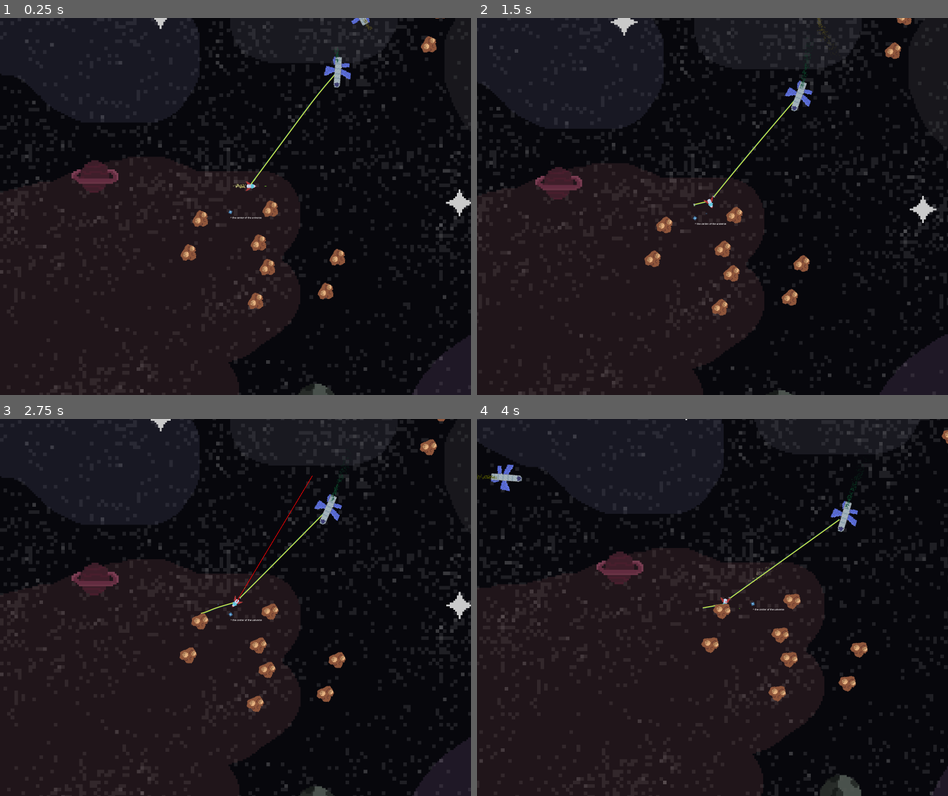
Above: before the commit, frames 1-4 (two rows, left to right).
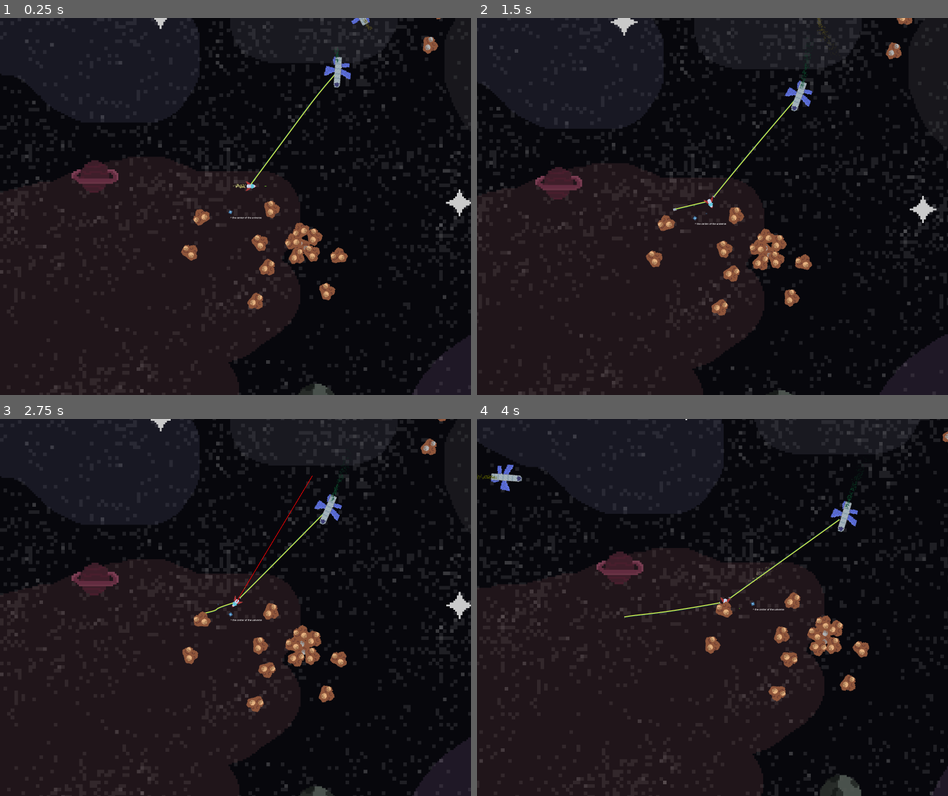
Above: after the commit, the same moments.

Repository: Bromeon/LudumDare54
Game: Godot game, scene res://Scenes/Main/Main.tscn
Same seed, same stepped clock (60 frames per second), same inputs: the game is played once before the commit and once after it. The engine's default icon, where the game draws it, is replaced by a stand-in: a white triangle on a blue panel in a dark square.
Inputs (mouse positions are in pixels of both pictures, inside the frame that each line leads up to):
- Up to frame 1 (0.25 s): no input
- Up to frame 2 (1.5 s): move the mouse to (816, 187) at 0.52 s; hold D (Right) 0.53-1.28 s; hold Right mouse button (ShootLaser) 0.53-1.28 s; move the mouse to (618, 225) at 1.27 s; hold Ctrl (Brake) from 1.28 s (still down); tap Space (ShootTether) at 1.35 s
- Up to frame 3 (2.75 s): move the mouse to (282, 524) at 2.02 s; release Ctrl (Brake) at 2.03 s; hold D (Right) from 2.03 s (still down); hold Right mouse button (ShootLaser) from 2.03 s (still down)
- Up to frame 4 (4 s): move the mouse to (688, 682) at 2.77 s; release D (Right) at 2.78 s; release Right mouse button (ShootLaser) at 2.78 s; hold W (Up) 2.78-3.53 s; tap Space (ShootTether) at 2.85 s; move the mouse to (853, 664) at 3.52 s; hold A (Left) from 3.53 s (still down); hold Right mouse button (ShootLaser) from 3.53 s (still down)

The runs differ from the first frame. In frame 1, 1.3% of the frame differs, in the area x 38-95%, y 0-78%; in frame 2, 1.3%; in frame 3, 1.3%; in frame 4, 1.3%.

Commit message:
mining balancing

Diff:
--- a/Scenes/Main/Main.tscn
+++ b/Scenes/Main/Main.tscn
@@ -170,7 +170,7 @@
 curve = SubResource("Curve2D_lkgte")
 color = Color(1, 0.509804, 0.219608, 1)
 effect_radius = 500.0
-speed = 500.0
+speed = 100.0
 
 [node name="Supply7" parent="2DRoot/SupplyPaths" instance=ExtResource("4_6dkld")]
 position = Vector2(-2575, -2877)
@@ -228,199 +228,282 @@
 curve = SubResource("Curve2D_lkgte")
 color = Color(1, 0.509804, 0.219608, 1)
 effect_radius = 500.0
-speed = 500.0
+speed = 100.0
 
 [node name="PlayerShip" parent="2DRoot" instance=ExtResource("8_tj2rl")]
 MAX_TETHER_LENGTH = 1000.0
 
-[node name="MiningSpot" parent="." instance=ExtResource("13_3leab")]
+[node name="MiningSpots" type="Node2D" parent="2DRoot"]
 position = Vector2(194, 204)
 
-[node name="MiningSpot2" parent="." instance=ExtResource("13_3leab")]
-position = Vector2(650, 533)
-
-[node name="MiningSpot3" parent="." instance=ExtResource("13_3leab")]
-position = Vector2(-282, 271)
-
-[node name="MiningSpot4" parent="." instance=ExtResource("13_3leab")]
-position = Vector2(174, 600)
-
-[node name="MiningSpot5" parent="." instance=ExtResource("13_3leab")]
-position = Vector2(3253, 2186)
-
-[node name="MiningSpot6" parent="." instance=ExtResource("13_3leab")]
-position = Vector2(3709, 2515)
-
-[node name="MiningSpot7" parent="." instance=ExtResource("13_3leab")]
-position = Vector2(2777, 2253)
-
-[node name="MiningSpot8" parent="." instance=ExtResource("13_3leab")]
-position = Vector2(3233, 2582)
-
-[node name="MiningSpot9" parent="." instance=ExtResource("13_3leab")]
-position = Vector2(-3177, 4141)
-
-[node name="MiningSpot10" parent="." instance=ExtResource("13_3leab")]
-position = Vector2(-2721, 4470)
-
-[node name="MiningSpot11" parent="." instance=ExtResource("13_3leab")]
-position = Vector2(-3653, 4208)
-
-[node name="MiningSpot12" parent="." instance=ExtResource("13_3leab")]
-position = Vector2(-3197, 4537)
-
-[node name="MiningSpot13" parent="." instance=ExtResource("13_3leab")]
-position = Vector2(-4035, -1701)
-
-[node name="MiningSpot14" parent="." instance=ExtResource("13_3leab")]
-position = Vector2(-3579, -1372)
-
-[node name="MiningSpot15" parent="." instance=ExtResource("13_3leab")]
-position = Vector2(-4511, -1634)
-
-[node name="MiningSpot16" parent="." instance=ExtResource("13_3leab")]
-position = Vector2(-4055, -1305)
-
-[node name="MiningSpot17" parent="." instance=ExtResource("13_3leab")]
-position = Vector2(1371, -1538)
-
-[node name="MiningSpot18" parent="." instance=ExtResource("13_3leab")]
-position = Vector2(1827, -1209)
-
-[node name="MiningSpot19" parent="." instance=ExtResource("13_3leab")]
-position = Vector2(895, -1471)
-
-[node name="MiningSpot20" parent="." instance=ExtResource("13_3leab")]
-position = Vector2(1351, -1142)
-
-[node name="MiningSpot21" parent="." instance=ExtResource("13_3leab")]
-position = Vector2(3730, -1302)
-
-[node name="MiningSpot22" parent="." instance=ExtResource("13_3leab")]
-position = Vector2(4186, -973)
-
-[node name="MiningSpot23" parent="." instance=ExtResource("13_3leab")]
-position = Vector2(3254, -1235)
-
-[node name="MiningSpot24" parent="." instance=ExtResource("13_3leab")]
-position = Vector2(3710, -906)
-
-[node name="MiningSpot25" parent="." instance=ExtResource("13_3leab")]
-position = Vector2(-2000, 2399)
-
-[node name="MiningSpot26" parent="." instance=ExtResource("13_3leab")]
-position = Vector2(-1544, 2728)
-
-[node name="MiningSpot27" parent="." instance=ExtResource("13_3leab")]
-position = Vector2(-2476, 2466)
-
-[node name="MiningSpot28" parent="." instance=ExtResource("13_3leab")]
-position = Vector2(-2020, 2795)
-
-[node name="MiningSpot29" parent="." instance=ExtResource("13_3leab")]
-position = Vector2(-2858, -3443)
-
-[node name="MiningSpot30" parent="." instance=ExtResource("13_3leab")]
-position = Vector2(-2402, -3114)
-
-[node name="MiningSpot31" parent="." instance=ExtResource("13_3leab")]
-position = Vector2(-3334, -3376)
-
-[node name="MiningSpot32" parent="." instance=ExtResource("13_3leab")]
-position = Vector2(-2878, -3047)
-
-[node name="MiningSpot33" parent="." instance=ExtResource("13_3leab")]
-position = Vector2(274, -26)
-
-[node name="MiningSpot34" parent="." instance=ExtResource("13_3leab")]
-position = Vector2(730, 303)
-
-[node name="MiningSpot35" parent="." instance=ExtResource("13_3leab")]
-position = Vector2(-202, 41)
-
-[node name="MiningSpot36" parent="." instance=ExtResource("13_3leab")]
-position = Vector2(254, 370)
-
-[node name="MiningSpot37" parent="." instance=ExtResource("13_3leab")]
-position = Vector2(3333, 1956)
-
-[node name="MiningSpot38" parent="." instance=ExtResource("13_3leab")]
-position = Vector2(3789, 2285)
-
-[node name="MiningSpot39" parent="." instance=ExtResource("13_3leab")]
-position = Vector2(2857, 2023)
-
-[node name="MiningSpot40" parent="." instance=ExtResource("13_3leab")]
-position = Vector2(3313, 2352)
-
-[node name="MiningSpot41" parent="." instance=ExtResource("13_3leab")]
-position = Vector2(-3097, 3911)
-
-[node name="MiningSpot42" parent="." instance=ExtResource("13_3leab")]
-position = Vector2(-2641, 4240)
-
-[node name="MiningSpot43" parent="." instance=ExtResource("13_3leab")]
-position = Vector2(-3573, 3978)
-
-[node name="MiningSpot44" parent="." instance=ExtResource("13_3leab")]
-position = Vector2(-3117, 4307)
-
-[node name="MiningSpot45" parent="." instance=ExtResource("13_3leab")]
-position = Vector2(-3955, -1931)
-
-[node name="MiningSpot46" parent="." instance=ExtResource("13_3leab")]
-position = Vector2(-3499, -1602)
-
-[node name="MiningSpot47" parent="." instance=ExtResource("13_3leab")]
-position = Vector2(-4431, -1864)
-
-[node name="MiningSpot48" parent="." instance=ExtResource("13_3leab")]
-position = Vector2(-3975, -1535)
-
-[node name="MiningSpot49" parent="." instance=ExtResource("13_3leab")]
-position = Vector2(1451, -1768)
-
-[node name="MiningSpot50" parent="." instance=ExtResource("13_3leab")]
-position = Vector2(1907, -1439)
-
-[node name="MiningSpot51" parent="." instance=ExtResource("13_3leab")]
-position = Vector2(975, -1701)
-
-[node name="MiningSpot52" parent="." instance=ExtResource("13_3leab")]
-position = Vector2(1431, -1372)
-
-[node name="MiningSpot53" parent="." instance=ExtResource("13_3leab")]
-position = Vector2(3810, -1532)
-
-[node name="MiningSpot54" parent="." instance=ExtResource("13_3leab")]
-position = Vector2(4266, -1203)
-
-[node name="MiningSpot55" parent="." instance=ExtResource("13_3leab")]
-position = Vector2(3334, -1465)
-
-[node name="MiningSpot56" parent="." instance=ExtResource("13_3leab")]
-position = Vector2(3790, -1136)
-
-[node name="MiningSpot57" parent="." instance=ExtResource("13_3leab")]
-position = Vector2(-1920, 2169)
-
-[node name="MiningSpot58" parent="." instance=ExtResource("13_3leab")]
-position = Vector2(-1464, 2498)
-
-[node name="MiningSpot59" parent="." instance=ExtResource("13_3leab")]
-position = Vector2(-2396, 2236)
-
-[node name="MiningSpot60" parent="." instance=ExtResource("13_3leab")]
-position = Vector2(-1940, 2565)
-
-[node name="MiningSpot61" parent="." instance=ExtResource("13_3leab")]
-position = Vector2(-2778, -3673)
-
-[node name="MiningSpot62" parent="." instance=ExtResource("13_3leab")]
-position = Vector2(-2322, -3344)
-
-[node name="MiningSpot63" parent="." instance=ExtResource("13_3leab")]
-position = Vector2(-3254, -3606)
-
-[node name="MiningSpot64" parent="." instance=ExtResource("13_3leab")]
-position = Vector2(-2798, -3277)
+[node name="MiningSpot" parent="2DRoot/MiningSpots" instance=ExtResource("13_3leab")]
+
+[node name="MiningSpot2" parent="2DRoot/MiningSpots" instance=ExtResource("13_3leab")]
+position = Vector2(456, 329)
+
+[node name="MiningSpot3" parent="2DRoot/MiningSpots" instance=ExtResource("13_3leab")]
+position = Vector2(-476, 67)
+
+[node name="MiningSpot4" parent="2DRoot/MiningSpots" instance=ExtResource("13_3leab")]
+position = Vector2(-20, 396)
+
+[node name="MiningSpot5" parent="2DRoot/MiningSpots" instance=ExtResource("13_3leab")]
+position = Vector2(3059, 1982)
+
+[node name="MiningSpot6" parent="2DRoot/MiningSpots" instance=ExtResource("13_3leab")]
+position = Vector2(3515, 2311)
+
+[node name="MiningSpot7" parent="2DRoot/MiningSpots" instance=ExtResource("13_3leab")]
+position = Vector2(2583, 2049)
+
+[node name="MiningSpot8" parent="2DRoot/MiningSpots" instance=ExtResource("13_3leab")]
+position = Vector2(3039, 2378)
+
+[node name="MiningSpot9" parent="2DRoot/MiningSpots" instance=ExtResource("13_3leab")]
+position = Vector2(-3371, 3937)
+
+[node name="MiningSpot10" parent="2DRoot/MiningSpots" instance=ExtResource("13_3leab")]
+position = Vector2(-2915, 4266)
+
+[node name="MiningSpot11" parent="2DRoot/MiningSpots" instance=ExtResource("13_3leab")]
+position = Vector2(-3847, 4004)
+
+[node name="MiningSpot12" parent="2DRoot/MiningSpots" instance=ExtResource("13_3leab")]
+position = Vector2(-3391, 4333)
+
+[node name="MiningSpot13" parent="2DRoot/MiningSpots" instance=ExtResource("13_3leab")]
+position = Vector2(-4229, -1905)
+
+[node name="MiningSpot14" parent="2DRoot/MiningSpots" instance=ExtResource("13_3leab")]
+position = Vector2(-3773, -1576)
+
+[node name="MiningSpot15" parent="2DRoot/MiningSpots" instance=ExtResource("13_3leab")]
+position = Vector2(-4705, -1838)
+
+[node name="MiningSpot16" parent="2DRoot/MiningSpots" instance=ExtResource("13_3leab")]
+position = Vector2(-4249, -1509)
+
+[node name="MiningSpot17" parent="2DRoot/MiningSpots" instance=ExtResource("13_3leab")]
+position = Vector2(1177, -1742)
+
+[node name="MiningSpot18" parent="2DRoot/MiningSpots" instance=ExtResource("13_3leab")]
+position = Vector2(1633, -1413)
+
+[node name="MiningSpot19" parent="2DRoot/MiningSpots" instance=ExtResource("13_3leab")]
+position = Vector2(701, -1675)
+
+[node name="MiningSpot20" parent="2DRoot/MiningSpots" instance=ExtResource("13_3leab")]
+position = Vector2(1157, -1346)
+RESOURCE_YIELD = 5
+MINERAL_TYPE = "Gadolinium"
+
+[node name="MiningSpot21" parent="2DRoot/MiningSpots" instance=ExtResource("13_3leab")]
+position = Vector2(3536, -1506)
+
+[node name="MiningSpot22" parent="2DRoot/MiningSpots" instance=ExtResource("13_3leab")]
+position = Vector2(3992, -1177)
+
+[node name="MiningSpot23" parent="2DRoot/MiningSpots" instance=ExtResource("13_3leab")]
+position = Vector2(3060, -1439)
+
+[node name="MiningSpot24" parent="2DRoot/MiningSpots" instance=ExtResource("13_3leab")]
+position = Vector2(3516, -1110)
+MINERAL_TYPE = "Gadolinium"
+
+[node name="MiningSpot25" parent="2DRoot/MiningSpots" instance=ExtResource("13_3leab")]
+position = Vector2(-2194, 2195)
+
+[node name="MiningSpot26" parent="2DRoot/MiningSpots" instance=ExtResource("13_3leab")]
+position = Vector2(-1738, 2524)
+
+[node name="MiningSpot27" parent="2DRoot/MiningSpots" instance=ExtResource("13_3leab")]
+position = Vector2(-2670, 2262)
+
+[node name="MiningSpot28" parent="2DRoot/MiningSpots" instance=ExtResource("13_3leab")]
+position = Vector2(-2214, 2591)
+
+[node name="MiningSpot29" parent="2DRoot/MiningSpots" instance=ExtResource("13_3leab")]
+position = Vector2(-3052, -3647)
+
+[node name="MiningSpot30" parent="2DRoot/MiningSpots" instance=ExtResource("13_3leab")]
+position = Vector2(-2596, -3318)
+
+[node name="MiningSpot31" parent="2DRoot/MiningSpots" instance=ExtResource("13_3leab")]
+position = Vector2(-3528, -3580)
+
+[node name="MiningSpot32" parent="2DRoot/MiningSpots" instance=ExtResource("13_3leab")]
+position = Vector2(-3072, -3251)
+
+[node name="MiningSpot33" parent="2DRoot/MiningSpots" instance=ExtResource("13_3leab")]
+position = Vector2(80, -230)
+
+[node name="MiningSpot34" parent="2DRoot/MiningSpots" instance=ExtResource("13_3leab")]
+position = Vector2(536, 99)
+
+[node name="MiningSpot35" parent="2DRoot/MiningSpots" instance=ExtResource("13_3leab")]
+position = Vector2(-396, -163)
+
+[node name="MiningSpot36" parent="2DRoot/MiningSpots" instance=ExtResource("13_3leab")]
+position = Vector2(60, 166)
+
+[node name="MiningSpot37" parent="2DRoot/MiningSpots" instance=ExtResource("13_3leab")]
+position = Vector2(3139, 1752)
+
+[node name="MiningSpot38" parent="2DRoot/MiningSpots" instance=ExtResource("13_3leab")]
+position = Vector2(3595, 2081)
+
+[node name="MiningSpot39" parent="2DRoot/MiningSpots" instance=ExtResource("13_3leab")]
+position = Vector2(2663, 1819)
+
+[node name="MiningSpot40" parent="2DRoot/MiningSpots" instance=ExtResource("13_3leab")]
+position = Vector2(3119, 2148)
+
+[node name="MiningSpot41" parent="2DRoot/MiningSpots" instance=ExtResource("13_3leab")]
+position = Vector2(-3291, 3707)
+
+[node name="MiningSpot42" parent="2DRoot/MiningSpots" instance=ExtResource("13_3leab")]
+position = Vector2(-2835, 4036)
+
+[node name="MiningSpot43" parent="2DRoot/MiningSpots" instance=ExtResource("13_3leab")]
+position = Vector2(-3767, 3774)
+
+[node name="MiningSpot44" parent="2DRoot/MiningSpots" instance=ExtResource("13_3leab")]
+position = Vector2(-3311, 4103)
+
+[node name="MiningSpot45" parent="2DRoot/MiningSpots" instance=ExtResource("13_3leab")]
+position = Vector2(-4149, -2135)
+
+[node name="MiningSpot46" parent="2DRoot/MiningSpots" instance=ExtResource("13_3leab")]
+position = Vector2(-3693, -1806)
+
+[node name="MiningSpot47" parent="2DRoot/MiningSpots" instance=ExtResource("13_3leab")]
+position = Vector2(-4625, -2068)
+
+[node name="MiningSpot48" parent="2DRoot/MiningSpots" instance=ExtResource("13_3leab")]
+position = Vector2(-4169, -1739)
+
+[node name="MiningSpot49" parent="2DRoot/MiningSpots" instance=ExtResource("13_3leab")]
+position = Vector2(1257, -1972)
+
+[node name="MiningSpot50" parent="2DRoot/MiningSpots" instance=ExtResource("13_3leab")]
+position = Vector2(1713, -1643)
+
+[node name="MiningSpot51" parent="2DRoot/MiningSpots" instance=ExtResource("13_3leab")]
+position = Vector2(781, -1905)
+
+[node name="MiningSpot52" parent="2DRoot/MiningSpots" instance=ExtResource("13_3leab")]
+position = Vector2(1237, -1576)
+
+[node name="MiningSpot53" parent="2DRoot/MiningSpots" instance=ExtResource("13_3leab")]
+position = Vector2(3616, -1736)
+
+[node name="MiningSpot54" parent="2DRoot/MiningSpots" instance=ExtResource("13_3leab")]
+position = Vector2(4072, -1407)
+
+[node name="MiningSpot55" parent="2DRoot/MiningSpots" instance=ExtResource("13_3leab")]
+position = Vector2(3140, -1669)
+
+[node name="MiningSpot56" parent="2DRoot/MiningSpots" instance=ExtResource("13_3leab")]
+position = Vector2(3596, -1340)
+
+[node name="MiningSpot57" parent="2DRoot/MiningSpots" instance=ExtResource("13_3leab")]
+position = Vector2(-2114, 1965)
+
+[node name="MiningSpot58" parent="2DRoot/MiningSpots" instance=ExtResource("13_3leab")]
+position = Vector2(-1658, 2294)
+
+[node name="MiningSpot59" parent="2DRoot/MiningSpots" instance=ExtResource("13_3leab")]
+position = Vector2(-2590, 2032)
+
+[node name="MiningSpot60" parent="2DRoot/MiningSpots" instance=ExtResource("13_3leab")]
+position = Vector2(-2134, 2361)
+
+[node name="MiningSpot61" parent="2DRoot/MiningSpots" instance=ExtResource("13_3leab")]
+position = Vector2(-2972, -3877)
+
+[node name="MiningSpot62" parent="2DRoot/MiningSpots" instance=ExtResource("13_3leab")]
+position = Vector2(-2516, -3548)
+
+[node name="MiningSpot63" parent="2DRoot/MiningSpots" instance=ExtResource("13_3leab")]
+position = Vector2(-3448, -3810)
+
+[node name="MiningSpot64" parent="2DRoot/MiningSpots" instance=ExtResource("13_3leab")]
+position = Vector2(-2992, -3481)
+
+[node name="MiningSpot65" parent="2DRoot/MiningSpots" instance=ExtResource("13_3leab")]
+position = Vector2(1151, 4323)
+
+[node name="MiningSpot66" parent="2DRoot/MiningSpots" instance=ExtResource("13_3leab")]
+position = Vector2(1607, 4652)
+
+[node name="MiningSpot67" parent="2DRoot/MiningSpots" instance=ExtResource("13_3leab")]
+position = Vector2(675, 4390)
+
+[node name="MiningSpot68" parent="2DRoot/MiningSpots" instance=ExtResource("13_3leab")]
+position = Vector2(1131, 4719)
+
+[node name="MiningSpot69" parent="2DRoot/MiningSpots" instance=ExtResource("13_3leab")]
+position = Vector2(1241, 4142)
+
+[node name="MiningSpot70" parent="2DRoot/MiningSpots" instance=ExtResource("13_3leab")]
+position = Vector2(1697, 4471)
+
+[node name="MiningSpot71" parent="2DRoot/MiningSpots" instance=ExtResource("13_3leab")]
+position = Vector2(765, 4209)
+
+[node name="MiningSpot72" parent="2DRoot/MiningSpots" instance=ExtResource("13_3leab")]
+position = Vector2(1221, 4538)
+
+[node name="Cluster" type="Node2D" parent="2DRoot/MiningSpots"]
+
+[node name="MiningSpot73" parent="2DRoot/MiningSpots/Cluster" instance=ExtResource("13_3leab")]
+position = Vector2(295, 21)
+MINERAL_TYPE = "Gadolinium"
+
+[node name="MiningSpot74" parent="2DRoot/MiningSpots/Cluster" instance=ExtResource("13_3leab")]
+position = Vector2(353, 72)
+
+[node name="MiningSpot75" parent="2DRoot/MiningSpots/Cluster" instance=ExtResource("13_3leab")]
+position = Vector2(228, 2)
+
+[node name="MiningSpot76" parent="2DRoot/MiningSpots/Cluster" instance=ExtResource("13_3leab")]
+position = Vector2(257, 89)
+
+[node name="MiningSpot77" parent="2DRoot/MiningSpots/Cluster" instance=ExtResource("13_3leab")]
+position = Vector2(370, -42)
+
+[node name="MiningSpot78" parent="2DRoot/MiningSpots/Cluster" instance=ExtResource("13_3leab")]
+position = Vector2(281, -71)
+
+[node name="Cluster2" type="Node2D" parent="2DRoot/MiningSpots"]
+position = Vector2(2996, -1471)
+
+[node name="MiningSpot73" parent="2DRoot/MiningSpots/Cluster2" instance=ExtResource("13_3leab")]
+position = Vector2(295, 21)
+RESOURCE_YIELD = 3
+MINERAL_TYPE = "Terbium"
+
+[node name="MiningSpot74" parent="2DRoot/MiningSpots/Cluster2" instance=ExtResource("13_3leab")]
+position = Vector2(353, 72)
+RESOURCE_YIELD = 3
+MINERAL_TYPE = "Gadolinium"
+
+[node name="MiningSpot75" parent="2DRoot/MiningSpots/Cluster2" instance=ExtResource("13_3leab")]
+position = Vector2(228, 2)
+RESOURCE_YIELD = 3
+MINERAL_TYPE = "Gadolinium"
+
+[node name="MiningSpot76" parent="2DRoot/MiningSpots/Cluster2" instance=ExtResource("13_3leab")]
+position = Vector2(257, 89)
+RESOURCE_YIELD = 3
+MINERAL_TYPE = "Gadolinium"
+
+[node name="MiningSpot77" parent="2DRoot/MiningSpots/Cluster2" instance=ExtResource("13_3leab")]
+position = Vector2(370, -42)
+RESOURCE_YIELD = 3
+MINERAL_TYPE = "Gadolinium"
+
+[node name="MiningSpot78" parent="2DRoot/MiningSpots/Cluster2" instance=ExtResource("13_3leab")]
+position = Vector2(281, -71)
+RESOURCE_YIELD = 3
+MINERAL_TYPE = "Gadolinium"
--- a/Scenes/MiningSpot/MiningSpot.gd
+++ b/Scenes/MiningSpot/MiningSpot.gd
@@ -26,6 +26,8 @@
 
 func _ready():
 	$Mining1/Mineral1.modulate = MINERAL_TYPE_COLORS[MINERAL_TYPE]
+	self.rotation_degrees = randf_range(0, 360)
+
 
 func _physics_process(delta):
 	self.rotate(delta * ROTATION_SPEED)
--- a/Scenes/MiningSpot/MiningSpot.tscn
+++ b/Scenes/MiningSpot/MiningSpot.tscn
@@ -1,17 +1,16 @@
 [gd_scene load_steps=6 format=3 uid="uid://c4rgrpq3etg1w"]
 
 [ext_resource type="Script" path="res://Scenes/MiningSpot/MiningSpot.gd" id="1_bjivk"]
-[ext_resource type="Texture2D" uid="uid://d0f5n2rab2le8" path="res://Assets/Sprites/Blob.png" id="2_x3624"]
+[ext_resource type="Texture2D" uid="uid://beqq3ofee57d6" path="res://Assets/Sprites/Blob.png" id="2_x3624"]
 [ext_resource type="Texture2D" uid="uid://d346v7etxrbwk" path="res://Assets/Sprites/Mineral.png" id="3_iu7wr"]
 
 [sub_resource type="RectangleShape2D" id="RectangleShape2D_4nl41"]
-size = Vector2(22, 27.5)
+size = Vector2(55, 103)
 
 [sub_resource type="RectangleShape2D" id="RectangleShape2D_h6rkg"]
-size = Vector2(35, 20.5)
+size = Vector2(92, 33)
 
 [node name="MiningSpot" type="StaticBody2D"]
-scale = Vector2(3, 3)
 collision_layer = 4
 script = ExtResource("1_bjivk")
 ROTATION_SPEED = 0.25
@@ -20,7 +19,7 @@
 
 [node name="Mining1" type="Sprite2D" parent="."]
 texture_filter = 1
-scale = Vector2(1.30469, 1.32813)
+scale = Vector2(3.915, 3.984)
 texture = ExtResource("2_x3624")
 
 [node name="Mineral1" type="Sprite2D" parent="Mining1"]
@@ -28,11 +27,11 @@
 texture = ExtResource("3_iu7wr")
 
 [node name="CollisionShape2D" type="CollisionShape2D" parent="."]
-position = Vector2(1, -3.5)
+position = Vector2(-0.5, -0.5)
 shape = SubResource("RectangleShape2D_4nl41")
 metadata/_edit_lock_ = true
 
 [node name="CollisionShape2D2" type="CollisionShape2D" parent="."]
-position = Vector2(-0.5, 8.25)
+position = Vector2(0, 21.5)
 shape = SubResource("RectangleShape2D_h6rkg")
 metadata/_edit_lock_ = true
--- a/Scenes/PlayerShip/Tether.tscn
+++ b/Scenes/PlayerShip/Tether.tscn
@@ -4,3 +4,4 @@
 
 [node name="Tether" type="Node2D"]
 script = ExtResource("1_vd614")
+SHOOT_FORCE = 500.0
